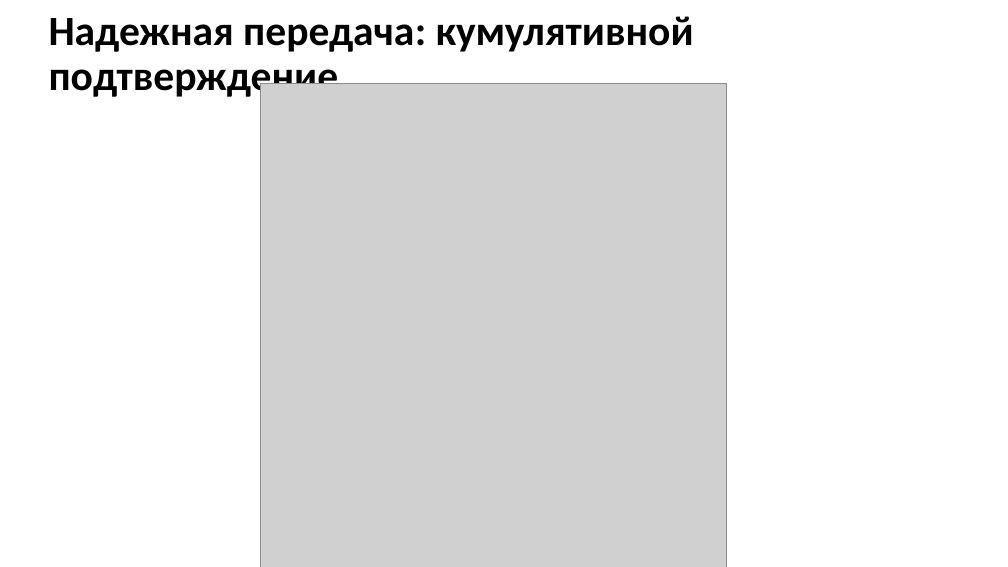
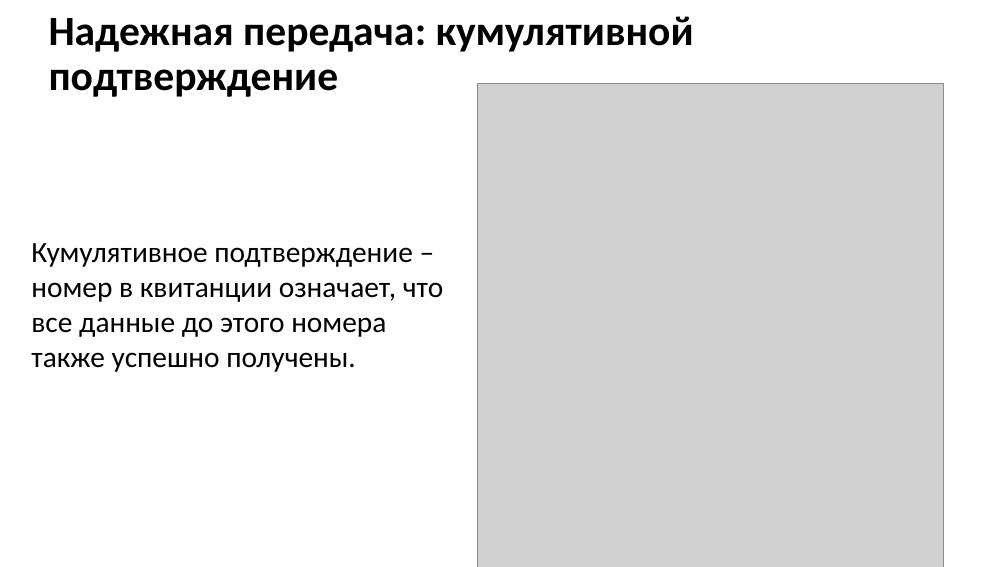
Before and after one commit to gas533/itn, a slide deck: slide 17 of 1.8 Transport Layer/1.8 Transport Layer.pptx. Drawn at 1008x567 pixels with LibreOffice and Linux fonts; fonts in the diff are those of the drawing; grey boxes stand for pictures. Boxes give left, top, right and bottom in pixels: in the first picture for what was removed or moved away, otherwise in the second. Text is boxed around its words. In the diff, an @@ line names an element or a change of style, - is before the commit and + after.

```diff
--- a/1.8 Transport Layer/1.8 Transport Layer.pptx
+++ b/1.8 Transport Layer/1.8 Transport Layer.pptx
@@ picture: place and size @@
-picture at box(260, 83, 726, 567)
+picture at box(478, 83, 944, 567)
@@ text added at box(31, 243, 443, 372), 28 pt, text #000000 @@
+Кумулятивное подтверждение – номер в квитанции означает, что все данные до этого номера также успешно получены.
```
Also in this commit, not shown: 3 other slides changed, 15 other files.
